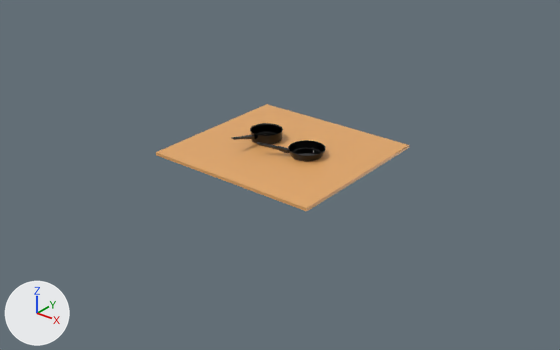
What one commit did to the Blender file examples/coco_annotations/pan_scene.blend.
Before and after are seen from a 50 mm camera at (40.7, -51.5, 29.2) aimed at (0.6, -1.3, -1.9). Arrows for +X, +Y and +Z are at lower left; the lights stay in place.
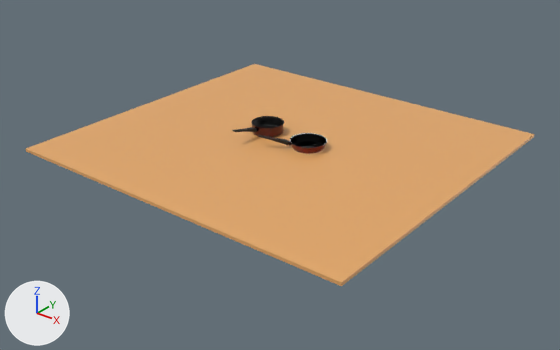
What the commit changed:
Material 'Linear_Black' (mat_linear_black) changes colour from black #0f0f0f to blue #809fcf; in linear values from (0.0049, 0.0049, 0.0049) to (0.217, 0.347, 0.627).
In material 'Linear_Black' (mat_linear_black), emission_strength is now set to 1.0.
Object 'Cube.001' (ob_cube_001) moves from (0.0, 0.0, 0.0) to (0.05, 0.14, 0.71).
Object 'Cube.001' (ob_cube_001) is rescaled from (1.0, 1.0, 1.0) to (2.0, 1.0, 2.0).
Object 'Cylinder.003' (ob_cylinder_003) moves from (0.0, 0.0, 0.0) to (0.05, 0.14, 0.71).
Object 'Cylinder.005' (ob_cylinder_005) moves from (0.0, 0.0, 0.0) to (0.05, 0.14, 0.71).

What differs and where, as boxes [x1, y1, x2, y2] in the pictures (560 x 350 px):
'Cube.001', moved, rescaled (101% wider, 106% taller)
    before: [156, 104, 409, 211]
    after: [26, 64, 535, 286]
'Cylinder.005', recoloured, surface changed, moved
    before: [257, 140, 326, 161]
    after: [258, 133, 327, 154]
'Cylinder.003', moved
    before: [231, 123, 283, 145]
    after: [232, 116, 284, 137]
